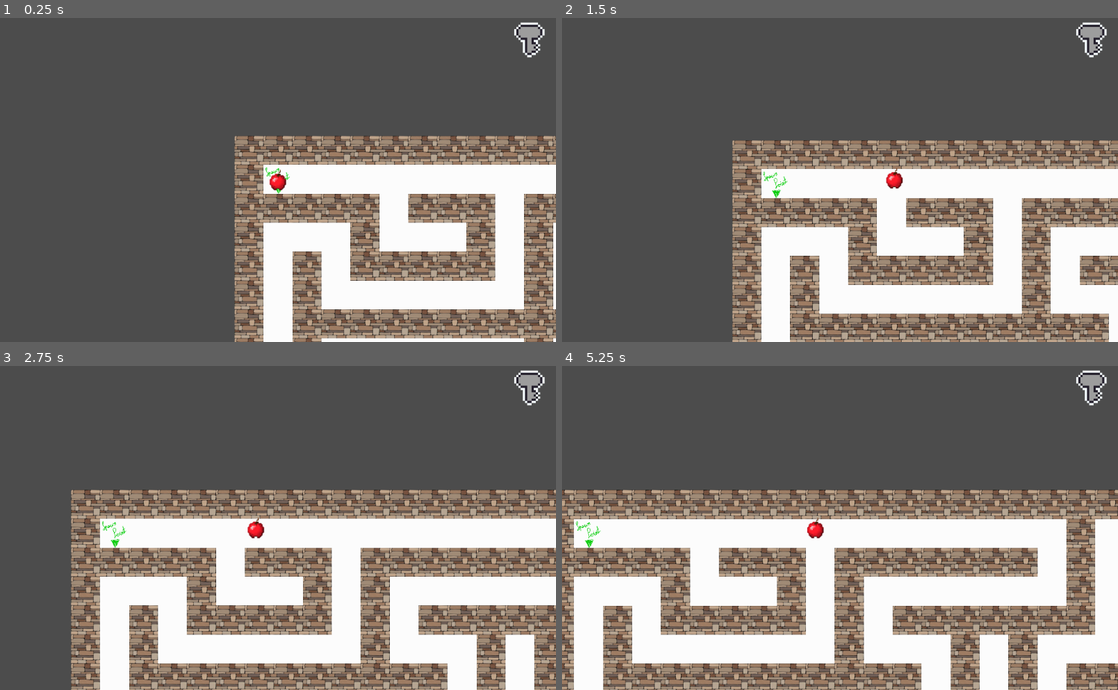
Above: before the commit, frames 1-4 (two rows, left to right).
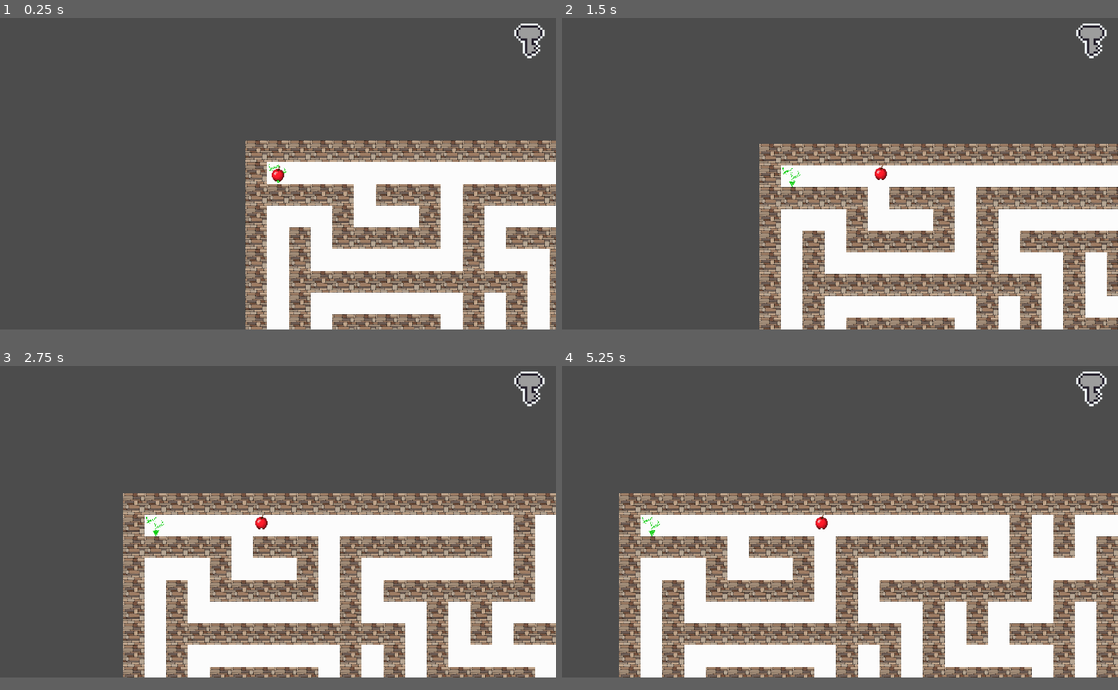
Above: after the commit, the same moments.

Repository: Fuuulkrum7/Maze_2D
Game: Godot game, scene res://Scenes/Main.tscn
Same seed, same stepped clock (60 frames per second), same inputs: the game is played once before the commit and once after it.
Inputs (mouse positions are in pixels of both pictures, inside the frame that each line leads up to):
- Up to frame 1 (0.25 s): no input
- Up to frame 2 (1.5 s): tap Enter at 0.5 s; move the mouse to (962, 163) at 0.52 s; hold Right (ui_right) from 0.53 s (still down); click (962, 163) at 0.67 s; tap Up (ui_up) at 0.77 s; move the mouse to (728, 196) at 1.27 s; click (728, 196) at 1.42 s
- Up to frame 3 (2.75 s): tap Up (ui_up) at 1.52 s; move the mouse to (333, 456) at 2.02 s; release Right (ui_right) at 2.03 s; hold Left (ui_left) from 2.03 s (still down); click (333, 456) at 2.17 s
- Up to frame 4 (5.25 s): move the mouse to (812, 592) at 2.77 s; release Left (ui_left) at 2.78 s; hold Right (ui_right) 2.78-4.28 s; click (812, 592) at 2.92 s; tap Up (ui_up) at 3.02, 3.77, 4.52 s; move the mouse to (1006, 576) at 3.52 s; click (1006, 576) at 3.67 s; move the mouse to (673, 479) at 4.27 s; hold Left (ui_left) 4.28-5.03 s; click (673, 479) at 4.42 s; move the mouse to (867, 528) at 5.02 s; hold Right (ui_right) from 5.03 s (still down); click (867, 528) at 5.17 s
In our replay, the window is 800x468 before the commit and 800x450 after it. These sizes can differ from the game's own. Grey fills any space a smaller window leaves; there, only what the larger window draws over its background counts as a difference.

The runs differ from the first frame. In frame 1, 25% of the frame differs, in the area x 42-100%, y 1-100%; in frame 2, 30%; in frame 3, 40%; in frame 4, 44%, in the area x 0-100%, y 1-100%.

Commit message:
Починил UI

Diff:
--- a/Scenes/Main.tscn
+++ b/Scenes/Main.tscn
@@ -35,16 +35,16 @@
 [node name="Camera" type="Camera2D" parent="."]
 position = Vector2( 507.969, 301.606 )
 current = true
-zoom = Vector2( 1.2, 1.2 )
+zoom = Vector2( 1.6, 1.6 )
 script = ExtResource( 4 )
 A = 2.0
 
 [node name="Main_UI" parent="Camera" instance=ExtResource( 6 )]
-margin_left = -615.0
-margin_top = -361.0
-margin_right = 409.0
-margin_bottom = 239.0
-rect_scale = Vector2( 1.2, 1.2 )
+margin_left = -820.004
+margin_top = -460.0
+margin_right = 203.996
+margin_bottom = 116.0
+rect_scale = Vector2( 1.6, 1.6 )
 
 [node name="Ghost" parent="." instance=ExtResource( 7 )]
 position = Vector2( -70, -70 )
--- a/Scenes/Main_UI.tscn
+++ b/Scenes/Main_UI.tscn
@@ -33,6 +33,7 @@
 
 [node name="Key" type="Sprite" parent="."]
 position = Vector2( 975.439, 43.7266 )
+z_index = 3
 texture = ExtResource( 3 )
 
 [connection signal="timeout" from="One_Second" to="." method="_on_One_Second_timeout"]
--- a/Scripts/Camera2D.gd
+++ b/Scripts/Camera2D.gd
@@ -18,19 +18,13 @@
 func _input(event):
 	if event is InputEventMouseButton:
 		"""
-		if event.button_index == BUTTON_WHEEL_UP and event.pressed and zoom > Vector2(0.5, 0.5):
-			change_scale(-1)
-		if event.button_index == BUTTON_WHEEL_DOWN and event.pressed and zoom < Vector2(1.5, 1.5):
-			change_scale(1)
-		"""
+		if event.button_index == BUTTON_WHEEL_UP and event.pressed and zoom > Vector2(0.9, 0.9):
+			zoom -= Vector2(0.05, 0.05)
+		if event.button_index == BUTTON_WHEEL_DOWN and event.pressed and zoom < Vector2(1.9, 1.9):
+			zoom += Vector2(0.05, 0.05)"""
+
 		if event.button_index == BUTTON_LEFT:
 			pressed = event.pressed
 
 	if event is InputEventMouseMotion and pressed:
 		position -= event.speed / 40
-
-
-func change_scale(dir):
-	zoom += Vector2(0.05, 0.05) * dir
-	$Main_UI.rect_scale += Vector2(0.05, 0.05) * dir
-	$Main_UI.rect_size += Vector2(25.6, 15) * dir
--- a/project.godot
+++ b/project.godot
@@ -21,6 +21,12 @@
 [autoload]
 
 Global="*res://Scripts/Global.gd"
+
+[display]
+
+window/size/height=576
+window/stretch/mode="2d"
+window/stretch/aspect="expand"
 
 [input]
 
Not shown, changed: export_presets.cfg
